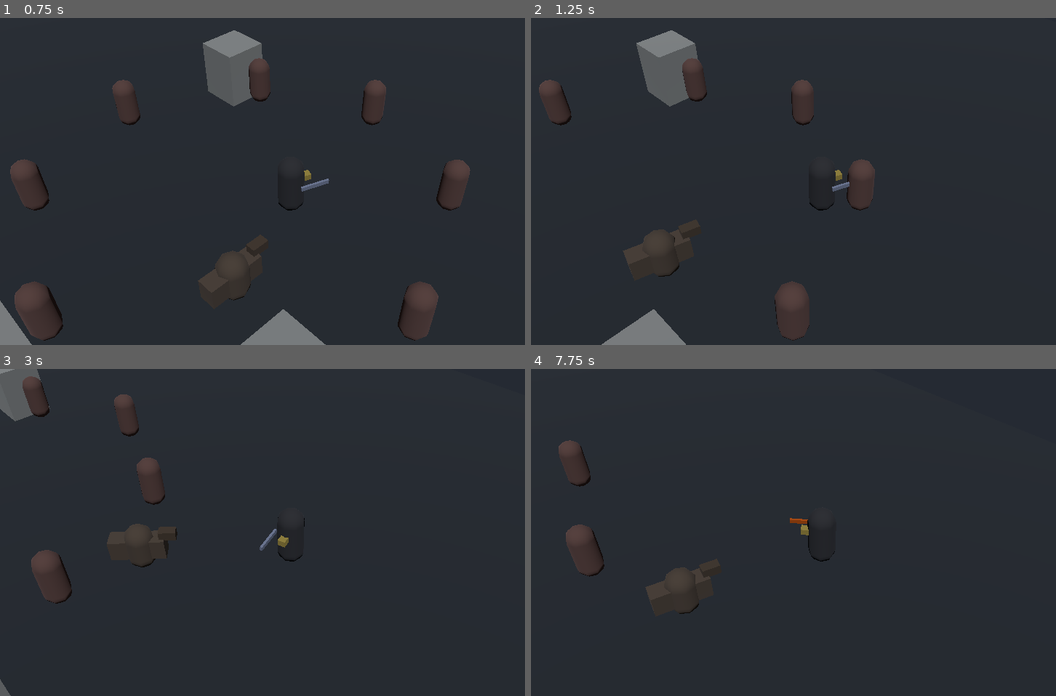
Above: before the commit, frames 1-4 (two rows, left to right).
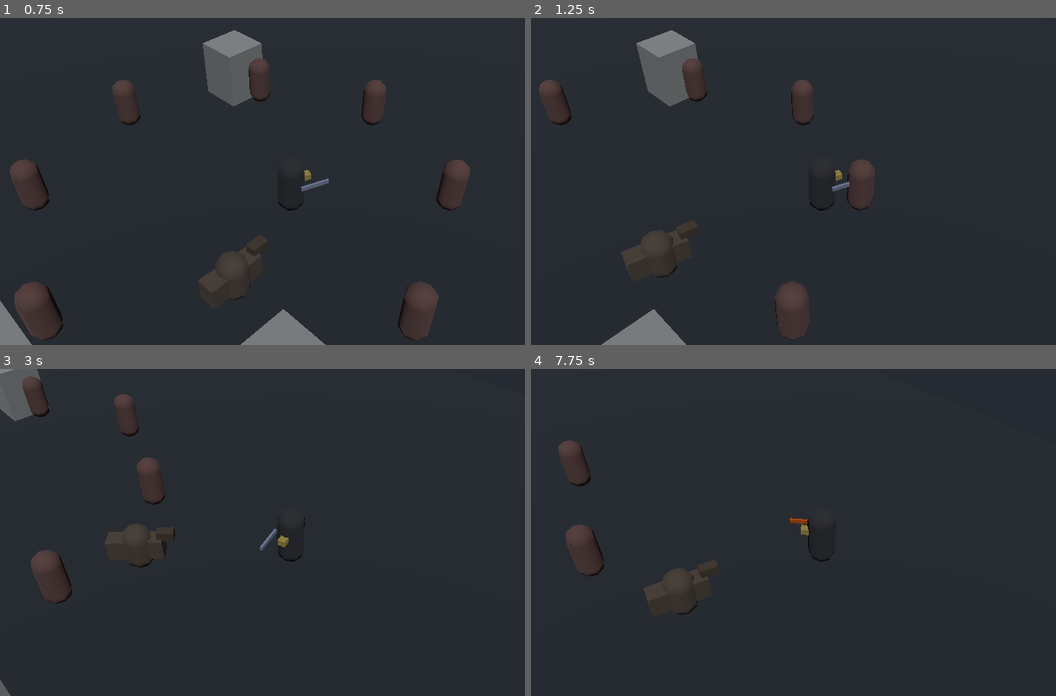
Above: after the commit, the same moments.

Repository: lqborges/mio-cid
Game: Godot game, scene res://content/chapters/_dev/arena.tscn
Two runs of this game, one before a commit and one after it. Both use one fixed random seed, a clock stepped at 60 frames per second and the inputs below.
Inputs (mouse positions are in pixels of both pictures, inside the frame that each line leads up to):
- Up to frame 1 (0.75 s): tap Enter at 0.5 s; move the mouse to (420, 165) at 0.52 s; hold D (move_right) from 0.53 s (still down); hold Shift (run) from 0.53 s (still down)
- Up to frame 2 (1.25 s): keep holding D (move_right); keep holding Shift (run)
- Up to frame 3 (3 s): move the mouse to (173, 548) at 1.27 s; release D (move_right) at 1.28 s; release Shift (run) at 1.28 s; hold S (move_back) 1.28-2.03 s; right-click (173, 548) at 1.35 s; tap Shift (run) at 1.55, 2.3 s; move the mouse to (346, 460) at 2.02 s; hold D (move_right) 2.03-2.78 s; hold Space (dodge) 2.03-2.78 s; move the mouse to (262, 597) at 2.77 s; hold W (move_forward) from 2.78 s (still down); tap E (interact) at 2.85 s
- Up to frame 4 (7.75 s): tap Shift (run) at 3.05, 3.8, 4.35, 5.3, 6.05, 6.8, 7.35 s; move the mouse to (998, 581) at 3.52 s; release W (move_forward) at 3.53 s; hold F (leap) 3.53-4.28 s; hold A (move_left) 3.53-5.03 s; move the mouse to (646, 483) at 4.27 s; tap Space (dodge) at 5 s; move the mouse to (851, 532) at 5.02 s; hold S (move_back) 5.03-5.78 s; hold R (shout) 5.03-5.78 s; move the mouse to (735, 450) at 5.77 s; hold D (move_right) 5.78-6.53 s; click (735, 450) at 5.85 s; move the mouse to (951, 516) at 6.52 s; hold W (move_forward) 6.53-7.28 s; hold Tab (weapon_swap) 6.53-7.28 s; move the mouse to (704, 548) at 7.27 s; hold D (move_right) from 7.28 s (still down)

Frame 1 is identical in both runs. In frame 2, less than 0.1% of the frame differs, in the area x 17-33%, y 62-80%; in frame 3, 0.1%, in the area x 19-34%, y 47-61%; in frame 4, less than 0.1%.

Commit message:
fix: horse physics priority for rider snap

Diff:
--- a/content/art/characters/horse/horse.tscn
+++ b/content/art/characters/horse/horse.tscn
@@ -27,6 +27,7 @@
 size = Vector3(0.35, 0.35, 1.4)
 
 [node name="Horse" type="CharacterBody3D"]
+process_physics_priority = -1
 collision_layer = 128
 collision_mask = 1
 floor_snap_length = 0.25
--- a/game/actors/player/horse_companion.gd
+++ b/game/actors/player/horse_companion.gd
@@ -31,12 +31,13 @@
 
 func _init() -> void:
 	load_tunables()
+	# Physics tick (not idle): snap rider before Cid orients the child camera.
+	process_physics_priority = -1
 
 
 func _ready() -> void:
 	add_to_group("horse_companion")
-	# Snap rider facing before Cid orients the child camera.
-	process_priority = -1
+	process_physics_priority = -1
 	floor_snap_length = 0.25
 	collision_layer = LAYER_HORSE
 	if collision_mask == 0:
--- a/tests/unit/test_horse_companion.gd
+++ b/tests/unit/test_horse_companion.gd
@@ -20,6 +20,7 @@
 	failures.append_array(_test_couch_owns_xz())
 	failures.append_array(_test_follow_leash())
 	failures.append_array(_test_rider_faces_horse())
+	failures.append_array(_test_physics_priority_before_cid())
 	failures.append_array(_test_scenes_cheap_camera_on_cid())
 	_finish(failures)
 
@@ -177,6 +178,30 @@
 	horse.free()
 	box.free()
 	charge.free()
+	return failures
+
+
+func _test_physics_priority_before_cid() -> PackedStringArray:
+	var failures: PackedStringArray = []
+	var horse: HorseCompanion = HORSE.new()
+	if horse.process_physics_priority != -1:
+		failures.append("HorseCompanion physics priority want -1 got %s" % horse.process_physics_priority)
+	horse.free()
+	var packed: Resource = load("res://content/chapters/_dev/arena.tscn")
+	if packed == null or not (packed is PackedScene):
+		failures.append("arena.tscn failed to load for physics priority")
+		return failures
+	var arena: Node = (packed as PackedScene).instantiate()
+	var cid: Node = arena.get_node_or_null("Cid")
+	var mount: Node = arena.get_node_or_null("Horse")
+	if cid == null or mount == null:
+		failures.append("arena missing Cid or Horse for physics priority")
+	elif int(mount.get("process_physics_priority")) >= int(cid.get("process_physics_priority")):
+		failures.append("horse physics tick must run before Cid (priorities %s vs %s)" % [
+			mount.get("process_physics_priority"),
+			cid.get("process_physics_priority"),
+		])
+	arena.free()
 	return failures
 
 
Not shown, changed: tests/unit/test_horse_companion.py
